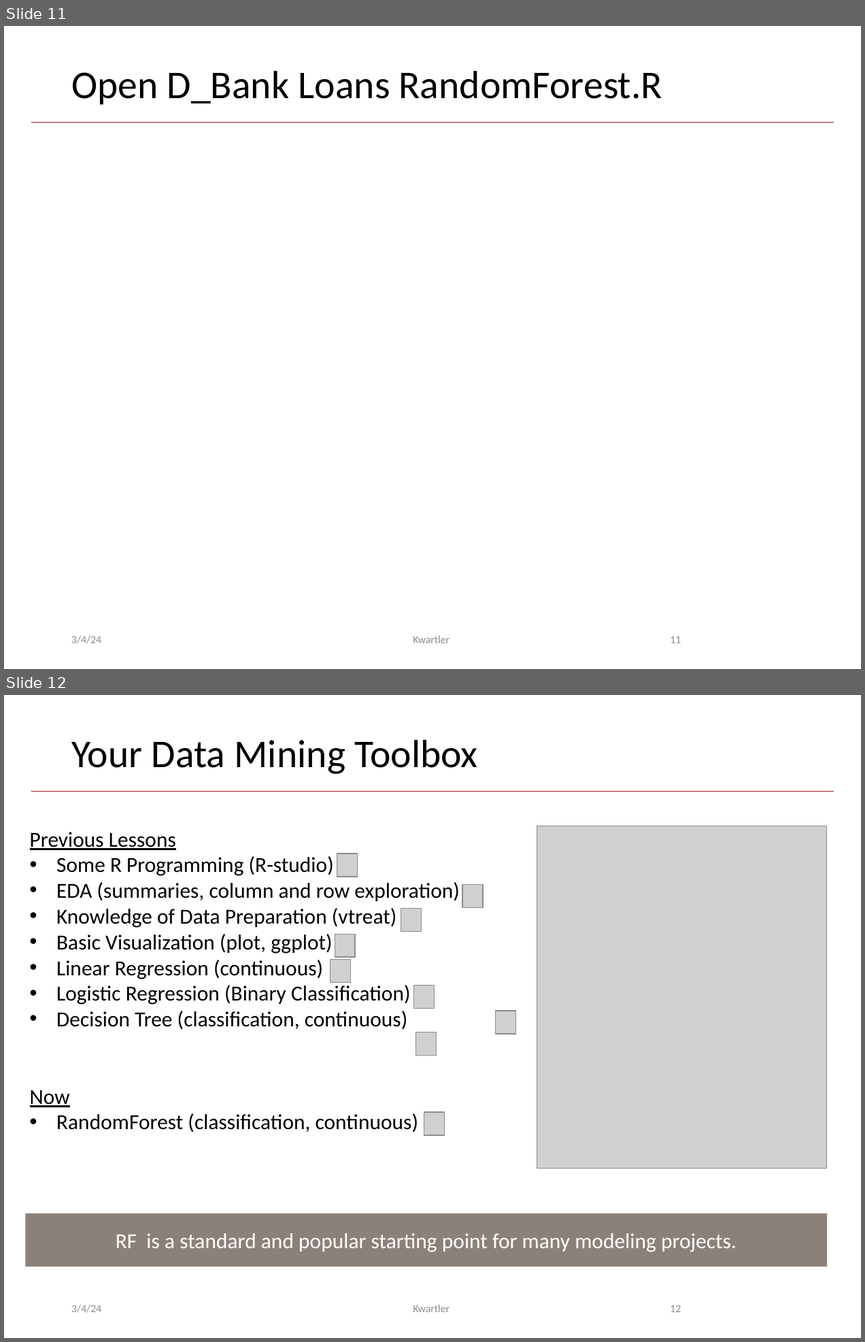
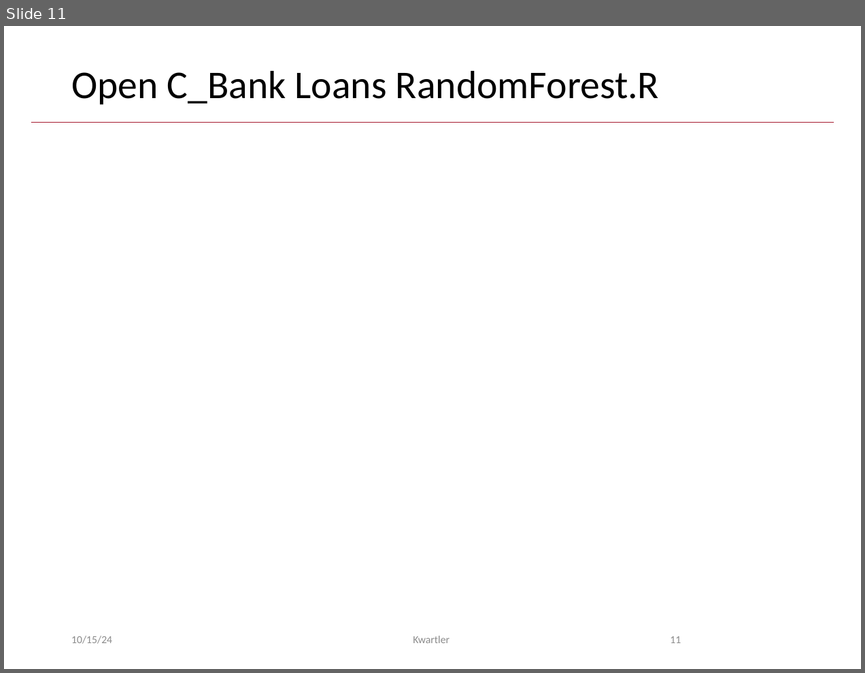
Before and after one commit to kwartler/Vienna_24, a slide deck: Fall_2024/day1/C_RandomForests.pptx. Shown one above the other, each under a label of ours: slides 11 and 12 before the commit, slide 11 after it. The pictures are 865x1342 and 865x673 pixels, drawn with LibreOffice and Linux fonts; fonts in the diff are those of the drawing; grey boxes stand for pictures; background and template pictures are left out. Boxes give left, top, right and bottom in pixels: in the first picture for what was removed or moved away, otherwise in the second. Text is boxed around its words. In the diff, an @@ line names an element or a change of style, - is before the commit and + after.

```diff
--- a/Fall_2024/day1/C_RandomForests.pptx
+++ b/Fall_2024/day1/C_RandomForests.pptx
@@ slide 12 removed at [4, 695, 861, 1338], background #FFFFFF; not listed: 1 template element that a slide beside it also shows @@
@@ title removed at [71, 740, 478, 774] @@
-Your Data Mining Toolbox
@@ text removed at [30, 832, 460, 1132] @@
-Previous Lessons
-• Some R Programming (R-studio)
-• EDA (summaries, column and row exploration)
-• Knowledge of Data Preparation (vtreat)
-• Basic Visualization (plot, ggplot)
-• Linear Regression (continuous)
-• Logistic Regression (Binary Classification)
-• Decision Tree (classification, continuous)
-Now
-• RandomForest (classification, continuous)
@@ picture removed at [537, 826, 827, 1168] @@
@@ picture removed at [337, 853, 358, 877] @@
@@ picture removed at [462, 884, 483, 907] @@
@@ picture removed at [400, 909, 422, 932] @@
@@ picture removed at [334, 934, 356, 957] @@
@@ picture removed at [330, 960, 351, 983] @@
@@ picture removed at [413, 985, 434, 1008] @@
@@ picture removed at [496, 1011, 516, 1034] @@
@@ picture removed at [416, 1032, 436, 1055] @@
@@ picture removed at [424, 1111, 445, 1134] @@
@@ rectangle removed at [26, 1213, 827, 1266] @@
-RF is a standard and popular starting point for many modeling projects.
@@ text removed at [71, 1304, 101, 1312] @@
-3/4/24
@@ text removed at [413, 1304, 449, 1312] @@
-Kwartler
@@ page number removed at [670, 1305, 681, 1312] @@
-12
@@ slide 11 changed as well @@
@@ title at [71, 71, 659, 105]: text changed @@
-Open D_Bank Loans RandomForest.R
+Open C_Bank Loans RandomForest.R
@@ text at [71, 635, 112, 643]: text changed @@
-3/4/24
+10/15/24
```
Also in this commit, not shown: 10 other slides changed, 33 other files.
